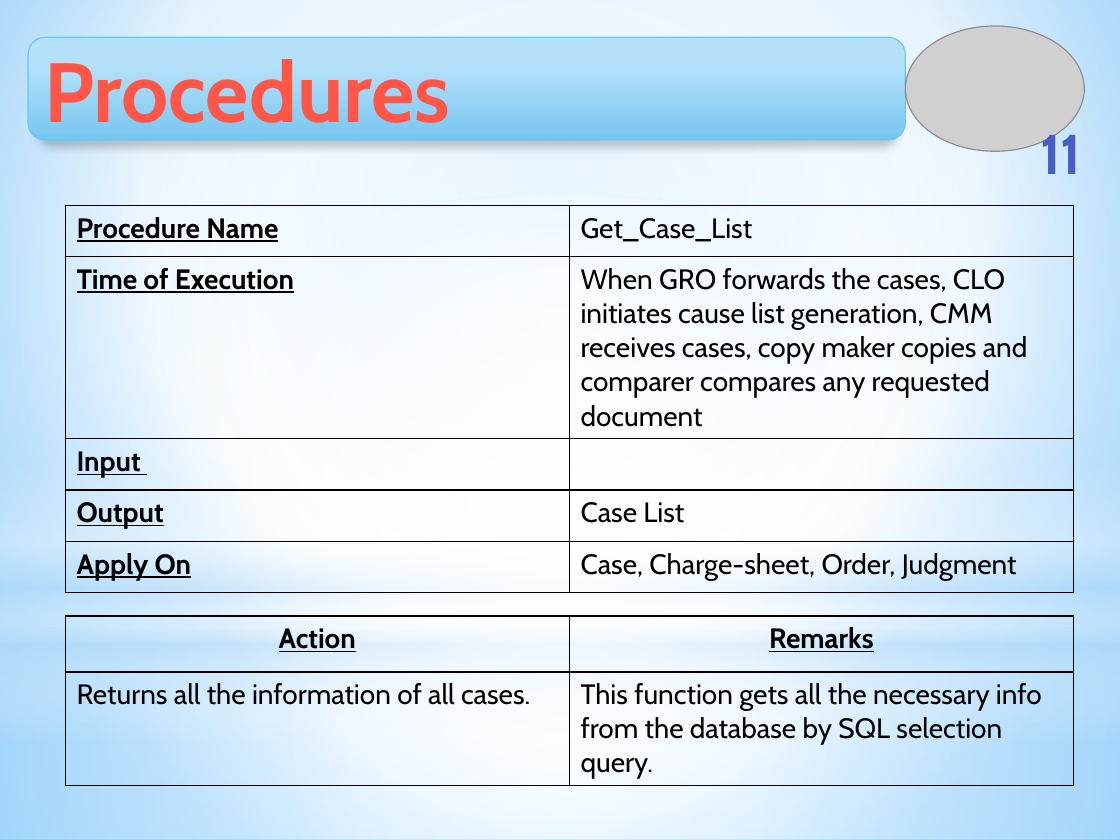
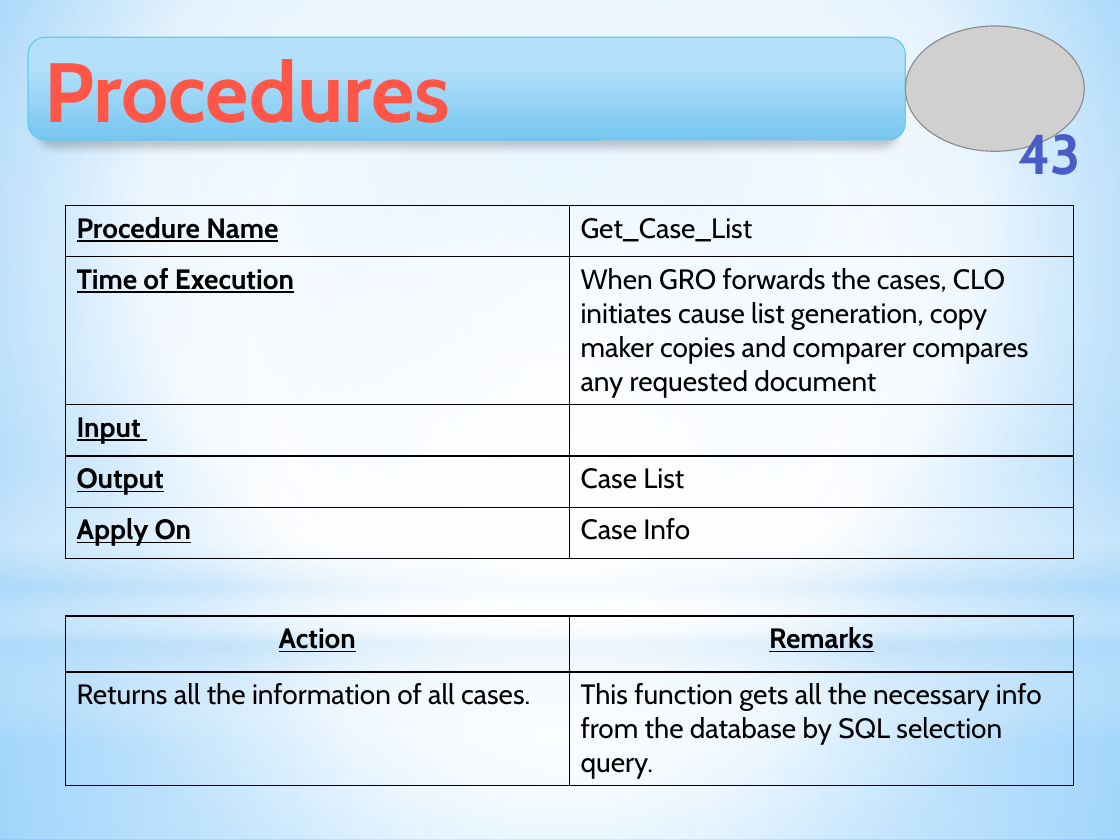
Before and after one commit to Touhid18/CSE308-Management_of_Judicial_System-1005009_1005014_1005018_1005023_1005029, a slide deck: slide 43 of ISD_Management_of_Judicial_System_DatabaseDesign.pptx (slide 11 before the commit). Drawn at 1120x840 pixels with LibreOffice and Linux fonts; fonts in the diff are those of the drawing; grey boxes stand for pictures. Boxes give left, top, right and bottom in pixels: in the first picture for what was removed or moved away, otherwise in the second. Text is boxed around its words. In the diff, an @@ line names an element or a change of style, - is before the commit and + after.

```diff
--- a/ISD_Management_of_Judicial_System_DatabaseDesign.pptx
+++ b/ISD_Management_of_Judicial_System_DatabaseDesign.pptx
@@ page number at bbox=[1018, 126, 1081, 175]: text changed @@
-11
+43
@@ table at bbox=[65, 205, 1073, 556] @@
-row 2, column 2: When GRO forwards the cases, CLO initiates cause list generation, CMM receives cases, copy maker copies and comparer compares any requested document
+row 2, column 2: When GRO forwards the cases, CLO initiates cause list generation, copy maker copies and comparer compares any requested document
-row 5, column 2: Case, Charge-sheet, Order, Judgment
+row 5, column 2: Case Info
```
Also in this commit, not shown: 10 other slides changed, 38 slides added, 1 slide removed, 17 other files.
